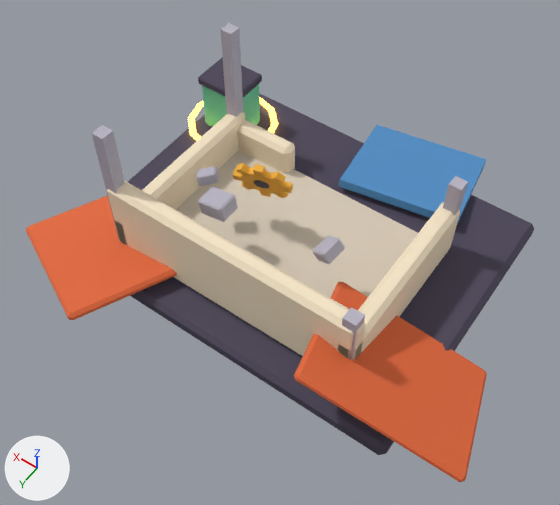
Two versions of the glTF model exports/04_Facilities/MOONSHIFT_FAC_Workshop_Dismantled.glb, one commit apart.
One viewpoint serves both versions: a 50 mm camera at (-1.73, 2.62, 3.92) aimed at (-0.1, 0.34, 0.33). Arrows for +X, +Y and +Z are at lower left; the lights stay in place. The picture after the commit comes second. Where no turn or scale is listed for an object, it has been applied to the vertices.

The first picture shows 'Workshop_Dismantled_DoorFallen', 'Workshop_Dismantled_Floor', 'Workshop_Dismantled_Post1', 'Workshop_Dismantled_Post3', 'Workshop_Dismantled_RoofPanelA', 'Workshop_Dismantled_RoofPanelB', 'Workshop_Dismantled_SBat_Body', 'Workshop_Dismantled_Slab', 'Workshop_Dismantled_WallBack', 'Workshop_Dismantled_WallFrontStub', 'Workshop_Dismantled_WallLeft', 'Workshop_Dismantled_WallRight' and 16 more.
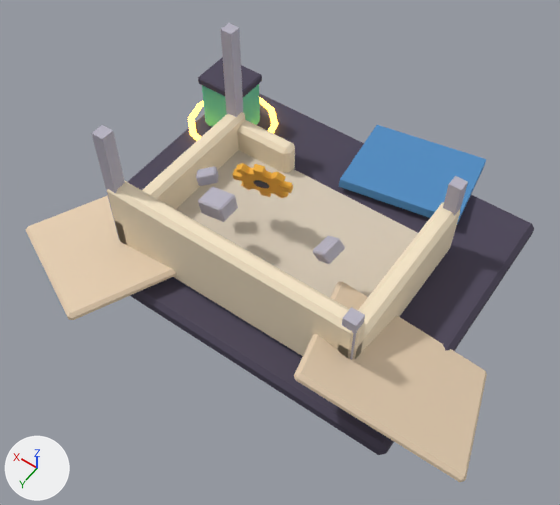
The change, as a diff of the scene's bpy script:
```diff
--- a/exports/04_Facilities/MOONSHIFT_FAC_Workshop_Dismantled.glb.py
+++ b/exports/04_Facilities/MOONSHIFT_FAC_Workshop_Dismantled.glb.py
@@ mat_m_regolith @@
+mat_m_regolith = principled_material('M_Regolith')
+mat_m_regolith.base_color = (0.791, 0.624, 0.445)  # beige #e6cfb2
+mat_m_regolith.roughness = 0.85
@@ me_workshop_dismantled_roofpanela @@
 me_workshop_dismantled_roofpanela.from_pydata(...)  # 24 vertices, 44 faces; spans x -0.562..0.562, y -0.456..0.456, z -0.284..0.284
-me_workshop_dismantled_roofpanela.materials.append(mat_m_terracotta)  # orange #e2683a
+me_workshop_dismantled_roofpanela.materials.append(mat_m_regolith)  # beige #e6cfb2
@@ me_workshop_dismantled_roofpanelb @@
 me_workshop_dismantled_roofpanelb.from_pydata(...)  # 24 vertices, 44 faces; spans x -0.545..0.545, y -0.498..0.498, z -0.09..0.09
-me_workshop_dismantled_roofpanelb.materials.append(mat_m_terracotta)  # orange #e2683a
+me_workshop_dismantled_roofpanelb.materials.append(mat_m_regolith)  # beige #e6cfb2
```

What differs and where, as boxes [x1, y1, x2, y2] in the pictures (560 x 505 px):
'Workshop_Dismantled_RoofPanelA', recoloured (orange to beige)
    both: [294, 282, 487, 482]
'Workshop_Dismantled_RoofPanelB', recoloured (orange to beige)
    both: [26, 195, 177, 320]
